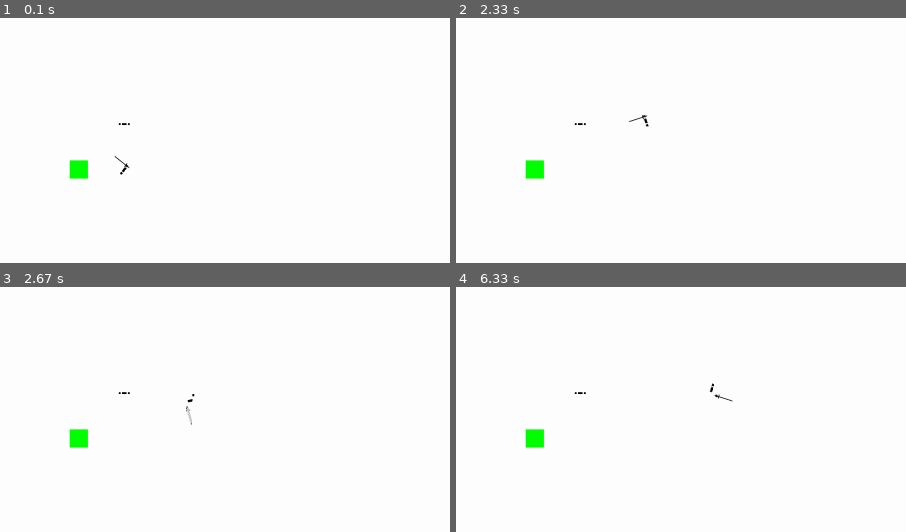
Above: before the commit, frames 1-4 (two rows, left to right).
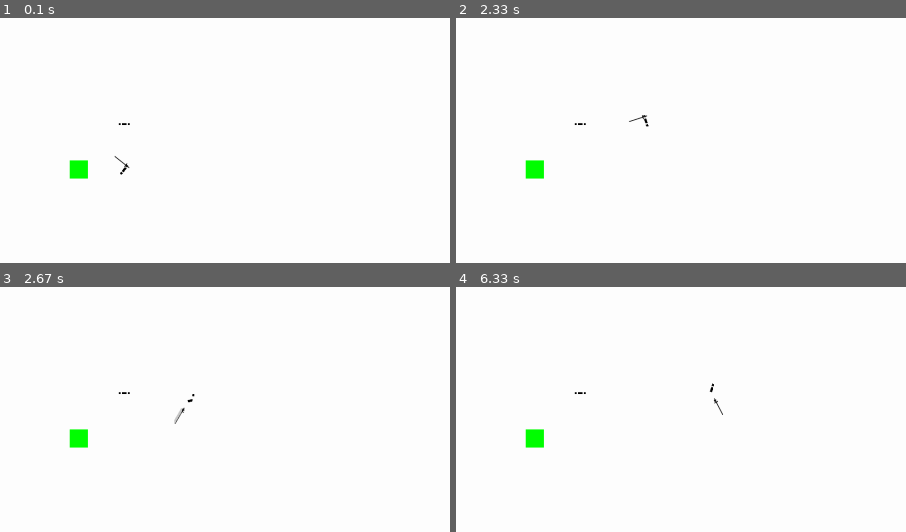
Above: after the commit, the same moments.

Repository: LeBoku/tds
Game: pygame game, started from src/tds.py
The game is run twice, just before and just after one commit, with the same random seed, the same clock (stepped at 60 frames per second) and the same inputs.
Inputs (mouse positions are % of the whole screen's width and height, from its top left):
- Up to frame 1 (0.1 s): no input
- Up to frame 2 (2.33 s): hold D 0.33-0.8 s; move the mouse to (46, 54) at 0.37 s; hold W 0.83-1.13 s; move the mouse to (82, 47) at 0.87 s; hold D 1.17-1.63 s; move the mouse to (51, 57) at 1.2 s; hold A 1.67-2.2 s; move the mouse to (26, 51) at 1.7 s; click (19, 35) at 2.28 s
- Up to frame 3 (2.67 s): hold S from 2.57 s (still down); click (19, 73) at 2.65 s
- Up to frame 4 (6.33 s): release S at 2.87 s; hold A 2.9-3.3 s; click (65, 15) at 2.98 s; hold W 3.33-3.7 s; click (87, 85) at 3.42 s; hold D 3.73-4.37 s; click (62, 59) at 3.82 s; hold S 4.4-4.77 s; click (52, 16) at 4.48 s; hold A 4.8-5.27 s; click (26, 30) at 4.88 s; hold D 5.3-5.77 s; click (14, 47) at 5.38 s; hold W 5.8-6.1 s; click (45, 76) at 5.88 s; hold D from 6.13 s (still down); click (50, 62) at 6.22 s
The pictures show only the part of the screen within x 11-61%, y 6-56%; the shares and areas given below are measured in that part.

Frames 1-2 are identical in both runs. In frame 3, 0.1% of the frame differs, in the area x 38-43%, y 48-57%; in frame 4, less than 0.1%.

Commit message:
improved stab move

Diff:
--- a/src/store/moveSets/longSword.py
+++ b/src/store/moveSets/longSword.py
@@ -65,9 +65,9 @@
 	rightHand = Entity()
 	rightHand.animateTo(5, (0, 15))
 	rightHand.repeatFrame(5)
-	rightHand.animateTo(5, (0, -15))
+	rightHand.animateTo(5, (10, -15), toAngle=-45)
 	rightHand.repeatFrame(15)
-	rightHand.backToDefault(5)
+	rightHand.animateTo(5, (0, 0), toAngle=0, clockwise=True)
 
 	leftHand = Entity()
 	leftHand.animateTo(10, (0, -10))
